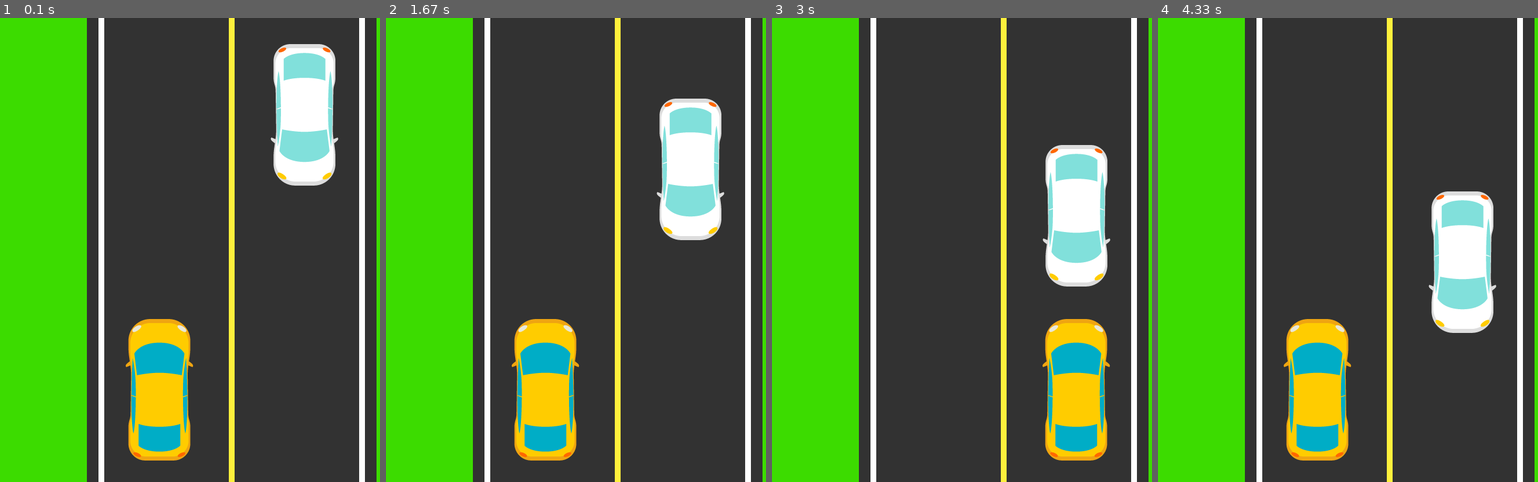
Above: before the commit, frames 1-4 (left to right).
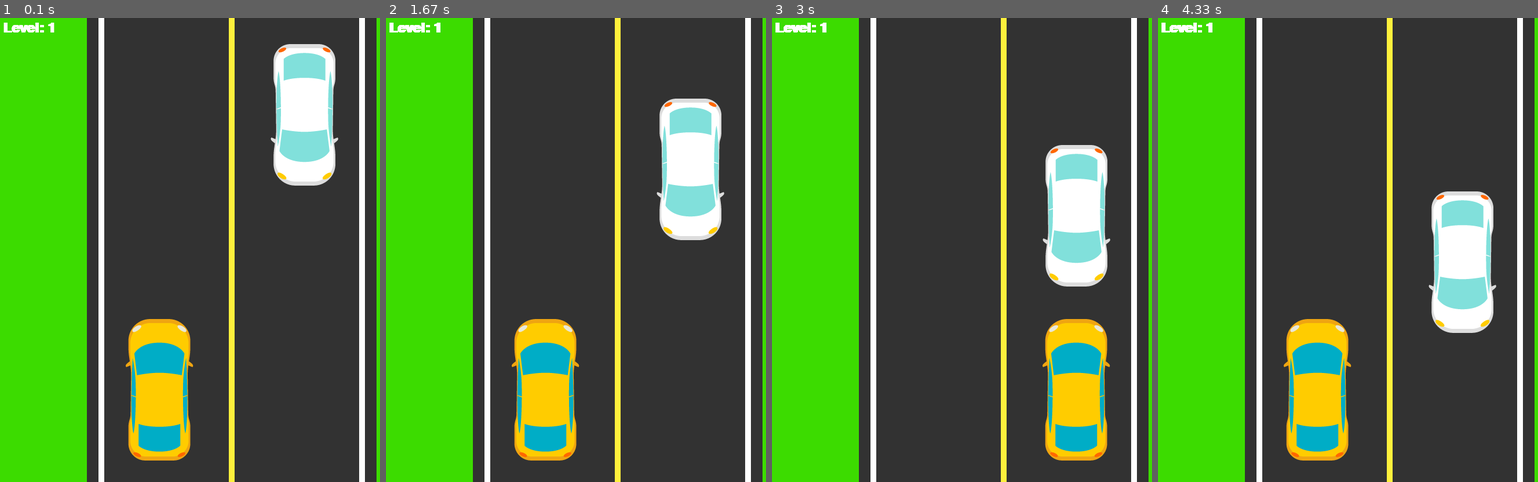
Above: after the commit, the same moments.

Repository: Inc21/car-racing-pygame
Game: pygame game, started from car_racing_game.py
The game is run twice, just before and just after one commit, with the same random seed, the same clock (stepped at 60 frames per second) and the same inputs.
Inputs:
- Up to frame 1 (0.1 s): no input
- Up to frame 2 (1.67 s): hold Right 0.33-0.8 s; hold Right 0.83-1.3 s; hold Left from 1.33 s (still down)
- Up to frame 3 (3 s): release Left at 1.87 s; hold Left 1.9-2.3 s; hold Right 2.33-2.97 s
- Up to frame 4 (4.33 s): hold Left 3.5-3.97 s; hold Left from 4 s (still down)

The runs differ from the first frame. In frame 1, 0.2% of the frame differs, in the area x 0-15%, y 1-4%; in frame 2, 0.2%; in frame 3, 0.2%; in frame 4, 0.2%.

Commit message:
chore: Remove unused code and improve readability in car racing game code

Diff:
--- a/car_racing_game.py
+++ b/car_racing_game.py
@@ -1,5 +1,5 @@
 import pygame
-from pygame.locals import *
+from pygame.locals import * # noqa
 import random
 
 size = width, height = (800, 800)
@@ -11,12 +11,17 @@
 speed = 1
 
 
-# text_font = pygame.font.Font("sans-serif", 32)
+def show_level():
+    level_obj = pygame.font.SysFont("comicsans", 35, True)
+    level_txt = level_obj.render("Level: " + str(speed), 1, (255, 255, 255))
+    screen.blit(level_txt, (5, 5))
 
 
-# def draw_text(text, font, text_col, x, y):
-#     img = font.render(text, True, text_col)
-#     screen.blit(img, (x, y))
+def game_over():
+    screen.fill((0, 0, 0))
+    over_obj = pygame.font.SysFont("comicsans", 50, True)
+    over_txt = over_obj.render("Game Over", 1, (255, 255, 255))
+    screen.blit(over_txt, (width/2, height/2))
 
 
 pygame.init()
@@ -78,9 +83,10 @@
 while running:
     counter += 1
 
-    if counter == 1024:
+    if counter == 800:
         speed += 1
         counter = 0
+
         print("Level up! Speed increased to", speed)
     # animate enemy car
     car2_loc[1] += speed
@@ -91,17 +97,18 @@
             car2_loc.center = right_lane, -200
     # end game
     if car_loc[0] == car2_loc[0] and car2_loc[1] > car_loc[1] - 250:
+        game_over()
         print("Game Over")
-        break
+        # break
 
     # event listeners
     for event in pygame.event.get():
-        if event.type == QUIT:
+        if event.type == QUIT: # noqa
             running = False
-        if event.type == KEYDOWN:
-            if event.key in [K_LEFT, K_a] and car_loc[0] == 400:
+        if event.type == KEYDOWN: # noqa
+            if event.key in [K_LEFT, K_a] and car_loc[0] == 400: # noqa
                 car_loc = car_loc.move([-int(road_w/2), 0])
-            if event.key in [K_RIGHT, K_d] and car_loc[0] == 150:
+            if event.key in [K_RIGHT, K_d] and car_loc[0] == 150: # noqa
                 car_loc = car_loc.move([+int(road_w/2), 0])
 
     # draw the road
@@ -129,6 +136,8 @@
         (255, 255, 255),
         (width/2-road_w/2 + roadmark_w*2, 0, roadmark_w, height))
 
+    show_level()
+
     screen.blit(car, car_loc)
     screen.blit(car2, car2_loc)
     pygame.display.update()
@@ -137,4 +146,4 @@
     clock.tick(60)
     pygame.display.flip()
 
-pygame.quit()
+# pygame.quit()
